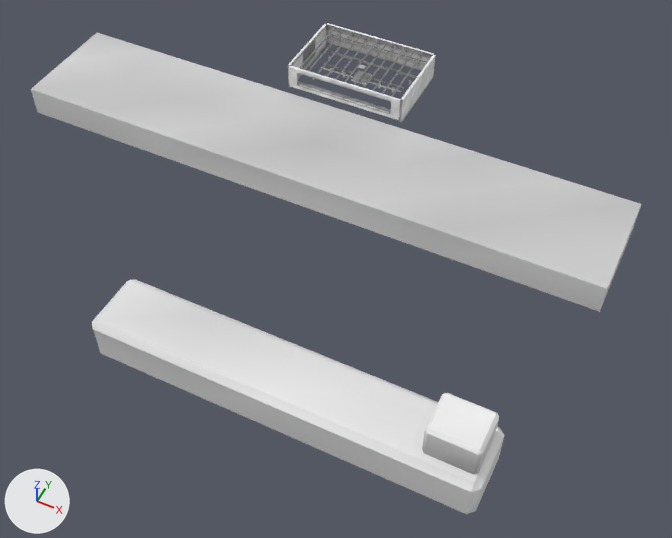
Two versions of the glTF model crates/client/assets/models/bulkhead/dock_hull.glb, one commit apart.
The view is the same before and after, from a 50 mm lens placed at (130.0, -282.0, 233.0), pointed at (30.0, -84.0, -15.0). Lighting does not change. The marker at lower left points along +X, +Y and +Z. The older version comes first. Vertices at exactly the same position are counted once.

The older version as bpy lines, for what is in view:
```python
me_hull = bpy.data.meshes.new('hull')
me_hull.from_pydata(...)  # 15101 vertices, 28812 faces; spans x -120.0..120.0, y -161.0..17.0, z -14.0..27.0
me_hull.materials.append(mat_defaultmaterial)
ob_hull = bpy.data.objects.new('hull', me_hull)
ob_hull.location = (0.0, 0.0, 0.0)
```
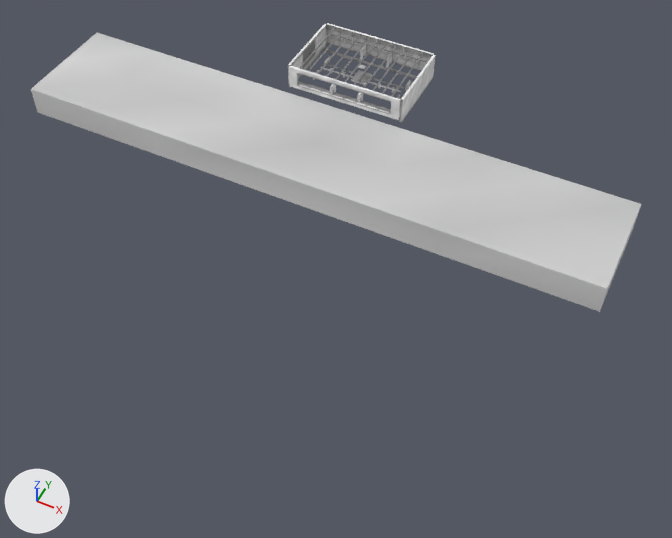
Where the change shows, as pixel boxes (x1, y1, x2, y2) in the pictures (672 x 538 px):
'hull', reshaped
    before: (31, 23, 641, 514)
    after: (31, 23, 641, 312)
part 1 of me_hull, added
    after: (360, 45, 366, 60)
part 2 of me_hull, added
    after: (330, 84, 336, 94)
part 3 of me_hull, added
    after: (386, 53, 393, 68)
part 4 of me_hull, added
    after: (357, 92, 363, 102)
part 5 of me_hull, deleted
    before: (92, 279, 504, 514)
part 6 of me_hull, deleted
    before: (422, 393, 499, 475)
part 7 of me_hull, edited (looks the same)
    both: (297, 28, 429, 114)

What changed in the scene script:
```text
Change me_hull:
    used by ob_hull; location = (0.0, 0.0, 0.0)
    remove me_hull.from_pydata(...)  # 15101 vertices, 28812 faces; spans x -120.0..120.0, y -161.0..17.0, z -14.0..27.0
    add me_hull.from_pydata(...)  # 16621 vertices, 31714 faces; spans x -120.0..120.0, y -62.0..17.0, z -14.0..11.0
    me_hull part 1: a new loose piece of 290 vertices spanning x -6.0, y 12.0..16.0, z 2.0..6.0, in mat_defaultmaterial
    me_hull part 2: a new loose piece of 290 vertices spanning x -6.0, y -16.0..-12.0, z 2.0..6.0, in mat_defaultmaterial
    me_hull part 3: a new loose piece of 290 vertices spanning x 6.0, y 12.0..16.0, z 2.0..6.0, in mat_defaultmaterial
    me_hull part 4: a new loose piece of 290 vertices spanning x 6.0, y -16.0..-12.0, z 2.0..6.0, in mat_defaultmaterial
    me_hull part 5: the loose piece of 39 vertices spanning x -14.0..110.0, y -161.0..-139.0, z 2.0..16.0 is deleted
    me_hull part 6: the loose piece of 21 vertices spanning x 92.0..108.0, y -157.0..-143.0, z 16.0..27.0 is deleted
    me_hull part 7: 2799 kept faces spanning x -24.0..24.0, y -17.0..16.0, z 0.0..10.0 get new vertex colours; the middle colour goes from light grey #c4c4c4 to light grey #c0c0c0
    other edits to the shape of me_hull do not show in these pictures
```
